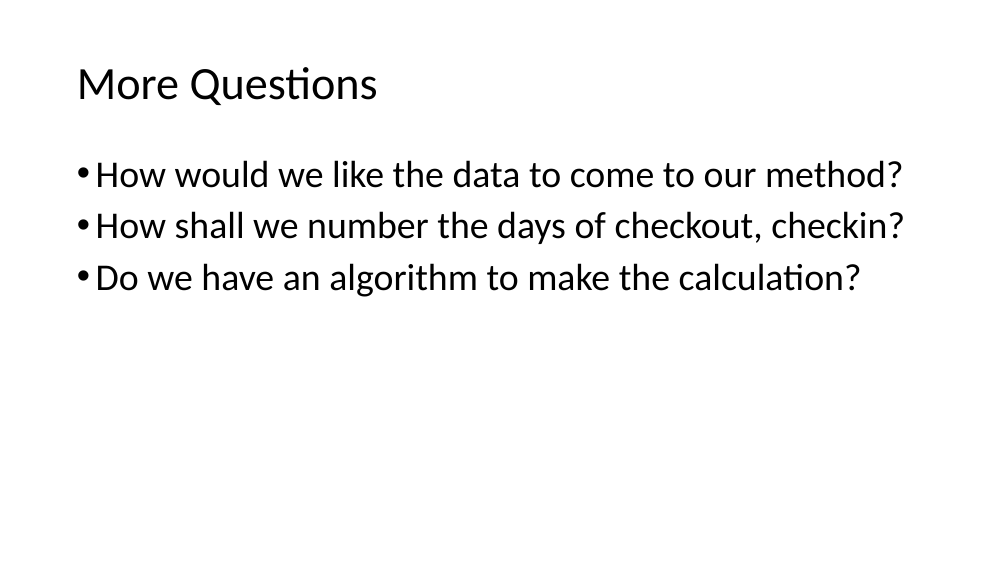
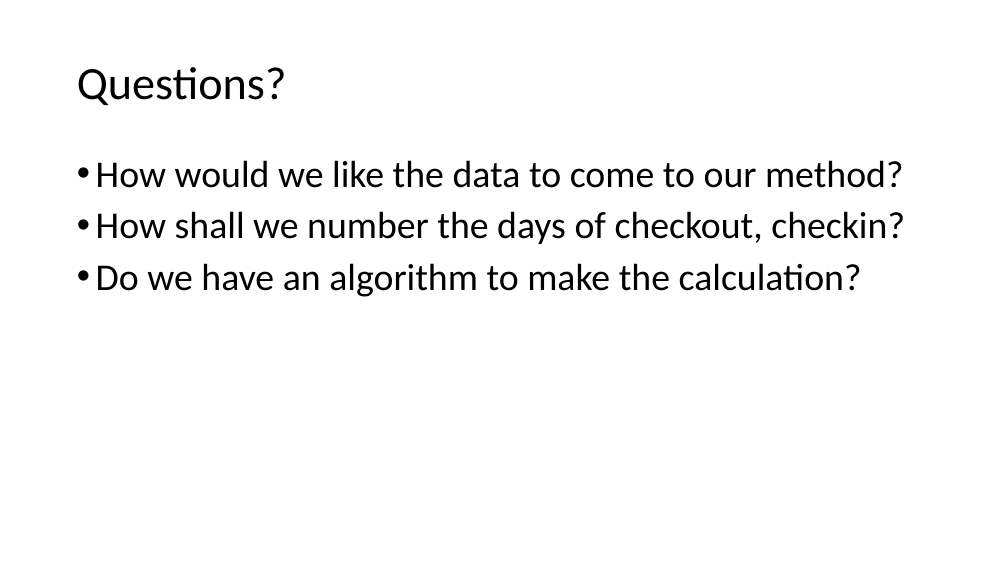
Before and after one commit to russpj/Library, a slide deck: slide 7 of The Library Problem.pptx. Drawn at 1008x567 pixels with LibreOffice and Linux fonts; fonts in the diff are those of the drawing. Boxes give left, top, right and bottom in pixels: in the first picture for what was removed or moved away, otherwise in the second. Text is boxed around its words. In the diff, an @@ line names an element or a change of style, - is before the commit and + after.

```diff
--- a/The Library Problem.pptx
+++ b/The Library Problem.pptx
@@ title at [77, 67, 287, 105]: text changed @@
-More Questions
+Questions?
```
Also in this commit, not shown: 1 other slide changed.
